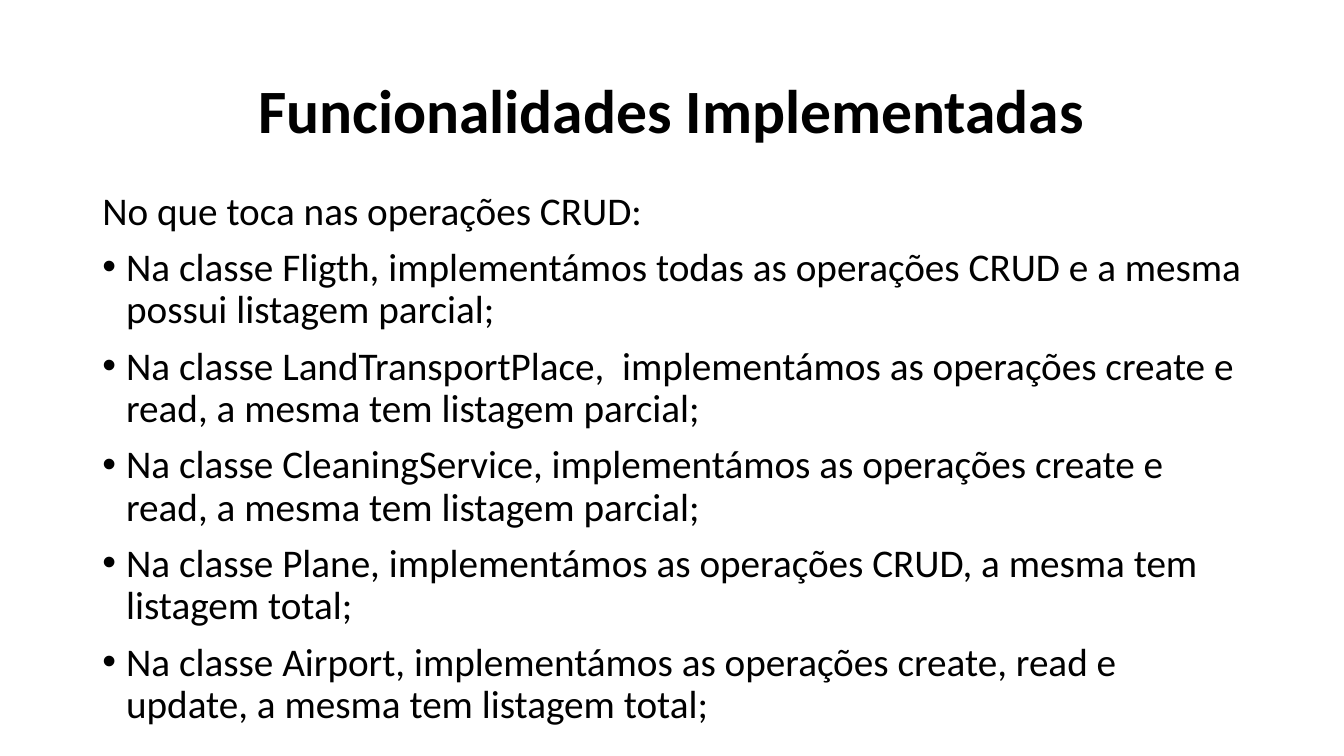
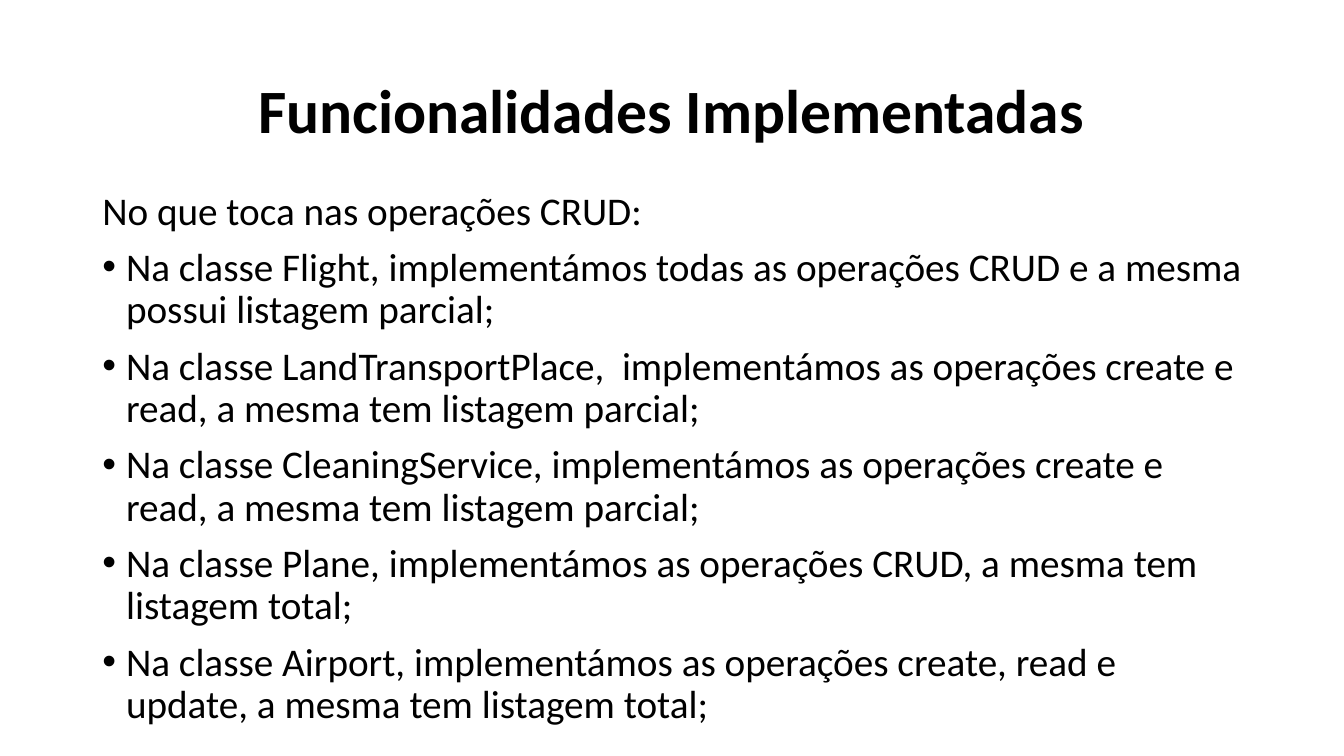
Before and after one commit to Naapperas/feup-aed-proj1, a slide deck: slide 6 of Apresentação.pptx. Drawn at 1344x756 pixels with LibreOffice and Linux fonts; fonts in the diff are those of the drawing. Boxes give left, top, right and bottom in pixels: in the first picture for what was removed or moved away, otherwise in the second. Text is boxed around its words. In the diff, an @@ line names an element or a change of style, - is before the commit and + after.

Commit message:
Finished ppt

```diff
--- a/Apresentação.pptx
+++ b/Apresentação.pptx
@@ text at box(126, 253, 1241, 330): text changed @@
-• Na classe Fligth, implementámos todas as operações CRUD e a mesma possui listagem parcial;
+• Na classe Flight, implementámos todas as operações CRUD e a mesma possui listagem parcial;
```
Also in this commit, not shown: 2 other slides changed, 1 slide added, 1 slide removed.
